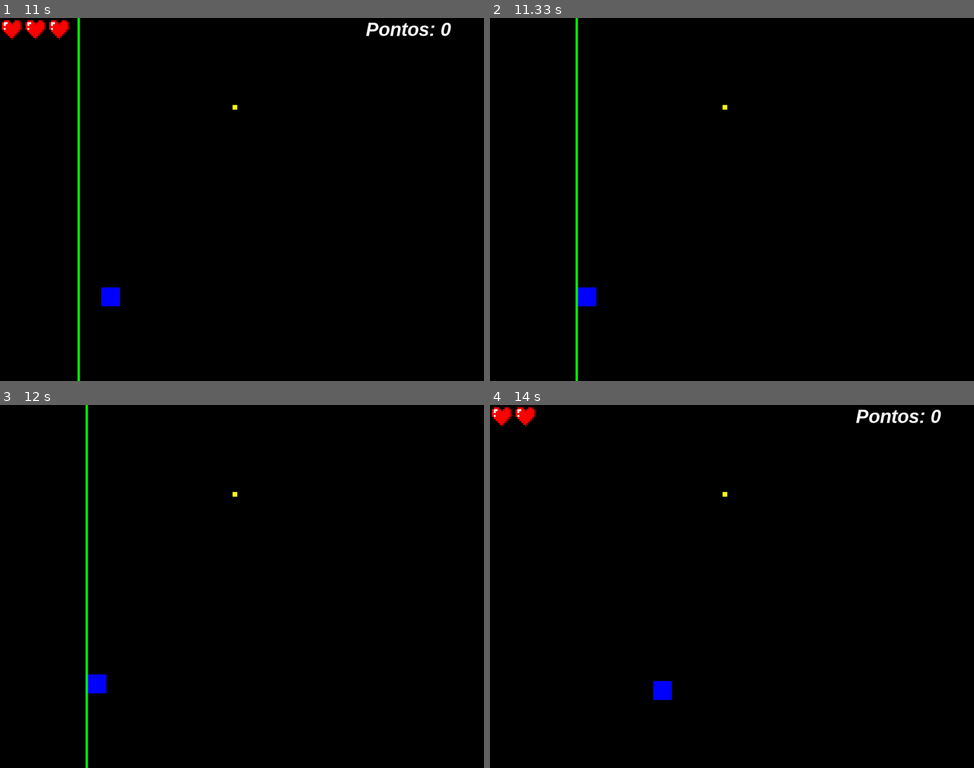
Above: before the commit, frames 1-4 (two rows, left to right).
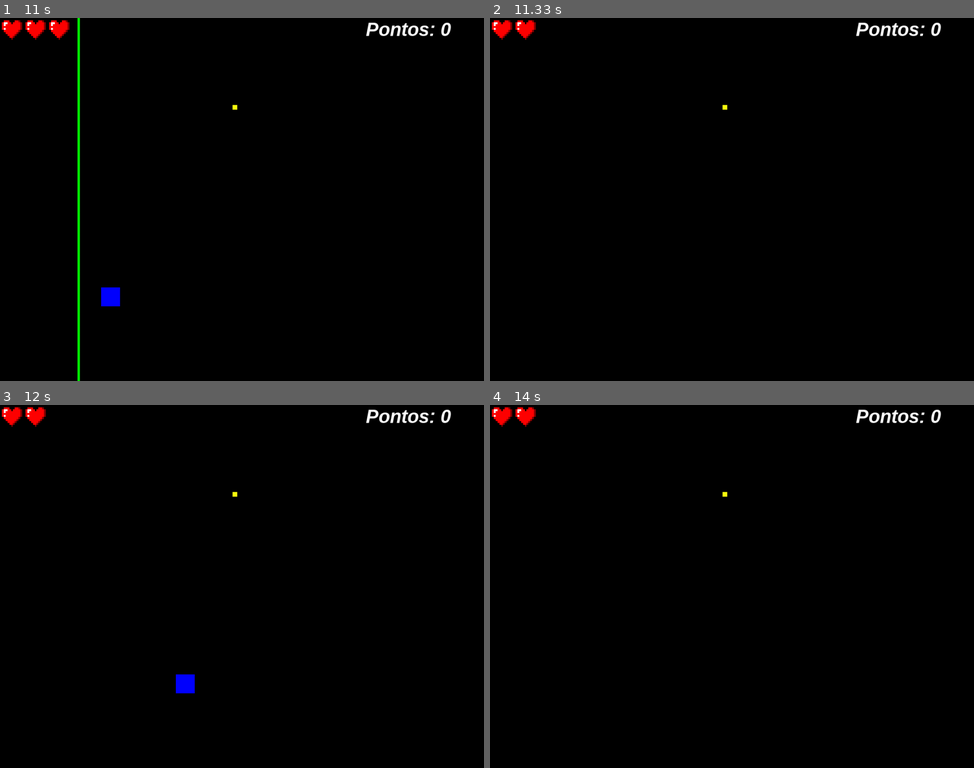
Above: after the commit, the same moments.

Repository: lucastoll/DodgeSquare-Pygame
Game: pygame game, started from DodgeSquare.py
Same seed, same stepped clock (60 frames per second), same inputs: the game is played once before the commit and once after it.
Inputs:
- Up to frame 1 (11 s): tap R at 0.33 s; hold Left 0.67-1.2 s; hold Down 1.23-1.53 s; hold S 1.23-1.53 s; hold Left 1.57-1.97 s; hold A 1.57-1.97 s; hold Up 2-2.37 s; hold W 2-2.37 s; hold Right 2.4-3.03 s; hold D 2.4-3.03 s; hold Down 3.07-3.43 s; hold S 3.07-3.43 s; hold Left 3.47-3.93 s; hold A 3.47-3.93 s; hold Right 3.97-4.43 s; hold D 3.97-4.43 s; hold Up 4.47-4.77 s; hold W 4.47-4.77 s; hold Right 4.8-5.27 s; hold D 4.8-5.27 s; hold Left 5.3-5.83 s; hold A 5.3-5.83 s; hold Down 5.87-6.17 s; hold S 5.87-6.17 s; hold Left 6.2-6.6 s; hold A 6.2-6.6 s; hold Up 6.63-7 s; hold W 6.63-7 s; hold Right 7.03-7.67 s; hold D 7.03-7.67 s; hold Down 7.7-8.07 s; hold S 7.7-8.07 s; hold Left 8.1-8.57 s; hold A 8.1-8.57 s; hold Right 8.6-9.07 s; hold D 8.6-9.07 s; hold Up 9.1-9.4 s; hold W 9.1-9.4 s; hold Right 9.43-9.9 s; hold D 9.43-9.9 s; hold Left 9.93-10.47 s; hold A 9.93-10.47 s; hold Down 10.5-10.8 s; hold S 10.5-10.8 s; hold Left from 10.83 s (still down); hold A from 10.83 s (still down)
- Up to frame 2 (11.33 s): release Left at 11.23 s; release A at 11.23 s
- Up to frame 3 (12 s): hold Right from 11.67 s (still down); hold D from 11.67 s (still down)
- Up to frame 4 (14 s): release Right at 12.3 s; release D at 12.3 s; hold Down 12.33-12.7 s; hold S 12.33-12.7 s; hold Left 12.73-13.2 s; hold A 12.73-13.2 s; hold Right 13.23-13.7 s; hold D 13.23-13.7 s; hold Up from 13.73 s (still down); hold W from 13.73 s (still down)

Frame 1 is identical in both runs. In frame 2, 1.4% of the frame differs, in the area x 0-94%, y 0-100%; in frame 3, 1.6%; in frame 4, 0.2%.

Commit message:
Versão Final
troca do sistema de colisão antigo com sleep para um novo onde o player não pode tomar hit por alguns segundos.

Diff:
--- a/DodgeSquare.py
+++ b/DodgeSquare.py
@@ -6,13 +6,14 @@
 
 #Funções
 def colisao(): #Função colisão player x linhas
-    global vidas
+    global vidas, Dano, timer2
     damage_sound.play()
-    sleep(1)
     vidas -= 1
+    Dano = True
+    timer2 = 0
 
 def reiniciar(): #Função para reiniciar o jogo
-    global xlinha, xlinha2, ylinha, timer, Vylinha, Vylinha2, xrec, yrec, xpontos, ypontos, dead, pontos, vidas
+    global xlinha, xlinha2, ylinha, timer, Vylinha, Vylinha2, xrec, yrec, xpontos, ypontos, dead, pontos, vidas, velocidade, cor_rec, Dano
     pygame.mixer.music.play(-1)
     vidas = 3
     pontos = 0
@@ -26,8 +27,13 @@
     yrec = 384
     xpontos = 492  # Um pouco acima do player para ele entender como funciona
     ypontos = 184
+    velocidade = 300
     dead = False
-
+    cor_rec = 255
+    Dano = False
+
+timer2 = 0
+Dano = False
 #Variáveis
 velocidade = 300 #FPS
 vidas = 3 #Controle vidas
@@ -83,9 +89,12 @@
 #Controle retângulo player.
 xrec = 492
 yrec = 384
+cor_rec = 255
 #Controle retângulo pontuação.ds
 xpontos = 492 #Um pouco acima do player para ele entender como funciona
 ypontos = 184
+
+
 
 start = True
 while start:
@@ -151,6 +160,51 @@
         tela.blit(heart, (50,0))
     elif vidas == 1:
         tela.blit(heart, (0,0))
+    if Dano == True and reinicio==0:
+        timer2 += 1
+        cor_rec = 0
+        if timer2 > 950:
+            cor_rec=255
+        elif timer2 > 900:
+            cor_rec=0
+        elif timer2 > 850:
+            cor_rec=255
+        elif timer2 > 800:
+            cor_rec=0
+        elif timer2 > 750:
+            cor_rec=255
+        elif timer2 > 700:
+            cor_rec=0
+        elif timer2 > 650:
+            cor_rec=255
+        elif timer2 > 600:
+            cor_rec=0
+        elif timer2 > 550:
+            cor_rec=255
+        elif timer2 > 500:
+            cor_rec=0
+        elif timer2 > 450:
+            cor_rec=255
+        elif timer2 > 400:
+            cor_rec=0
+        elif timer2 > 350:
+            cor_rec=255
+        elif timer2 > 300:
+            cor_rec=0
+        elif timer2 > 250:
+            cor_rec=255
+        elif timer2 > 200:
+            cor_rec=0
+        elif timer2 > 150:
+            cor_rec=255
+        elif timer2 > 100:
+            cor_rec=0
+        elif timer2 > 50:
+            cor_rec=255
+
+
+        if timer2 >= 1000:
+            Dano = False
 
     clock.tick(velocidade)  #FPS
     timer += 1 #Variavel contadora, usada para controlar o programa todo
@@ -229,15 +283,16 @@
     pygame.display.update()  #Comando necessário pro jogo rodar, se não usar isso ele só roda um frame
     tela.fill((0, 0, 0))  #Se não colocar isso os objetos se movem porém o rastro fica todo pintado.
     # OBJETOS NA TELA
-    player = pygame.draw.rect(tela, (0, 0, 255), (xrec, yrec, 40, 40))  # TELA (RGB) (X, Y, LARGURA, ALTURA)
+    player = pygame.draw.rect(tela, (0, 0, cor_rec), (xrec, yrec, 40, 40))  # TELA (RGB) (X, Y, LARGURA, ALTURA)
     ponto = pygame.draw.rect(tela, (250, 253, 15), (xpontos, ypontos, 10, 10))
 
     #Colisão player x linhas
     # #Linha esquerda para direita
     if timer > 1000:
+        reinicio = 0
         linha1 = pygame.draw.rect(tela, (0, 255, 0), (xlinha, ylinha, 5, altura))
         xlinha+=0.6
-        if player.colliderect(linha1):
+        if player.colliderect(linha1) and Dano == False:
             colisao()
             xlinha=-500
         if xlinha >= largura:  # Linha volta ao começo da tela quando chega ao limite (largura)
@@ -246,7 +301,7 @@
     if timer > 2500:
         linha2 = pygame.draw.rect(tela, (0, 255, 0), (xlinha2, ylinha, 5, altura))
         xlinha2-=0.6
-        if player.colliderect(linha2):
+        if player.colliderect(linha2) and Dano == False:
             colisao()
             xlinha2=1500
         if xlinha2 <= 0:  # Linha volta ao começo da tela quando chega ao limite (largura)
@@ -256,11 +311,11 @@
         pygame.draw.line(tela, (0, 255, 0), [0, Vylinha], [1024, Vylinha], 5)
         Vylinha += 0.5
         for c in range(0, 21):
-            if Vylinha - c == yrec:
+            if Vylinha - c == yrec and Dano == False:
                 colisao()
                 Vylinha = -500
         for c in range(0, 4):
-            if Vylinha + c == yrec:
+            if Vylinha + c == yrec and Dano == False:
                 colisao()
                 Vylinha = -500
         if Vylinha >= altura:  # Linha volta ao começo da tela quando chega ao limite (largura)
@@ -270,11 +325,11 @@
         pygame.draw.line(tela, (0, 255, 0), [0, Vylinha2], [1024, Vylinha2], 5)
         Vylinha2 -= 0.5
         for s in range(0, 35):
-            if Vylinha2 - s == yrec:
+            if Vylinha2 - s == yrec and Dano == False:
                 colisao()
                 Vylinha2 = 1000
         for s in range(0, 4):
-            if Vylinha2 + s == yrec:
+            if Vylinha2 + s == yrec and Dano == False:
                 colisao()
                 Vylinha2 = 1000
         if Vylinha2 <= 0:  # Linha volta ao começo da tela quando chega ao limite (largura)
Not shown, changed: DodgeSquare.exe
